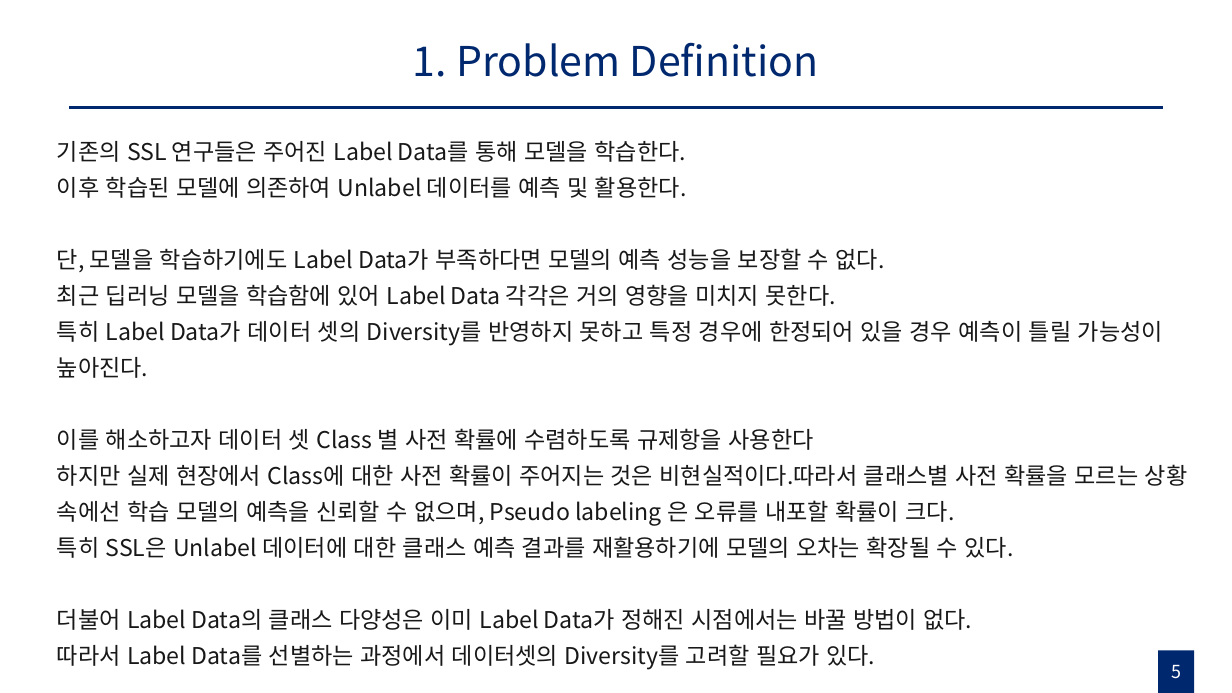
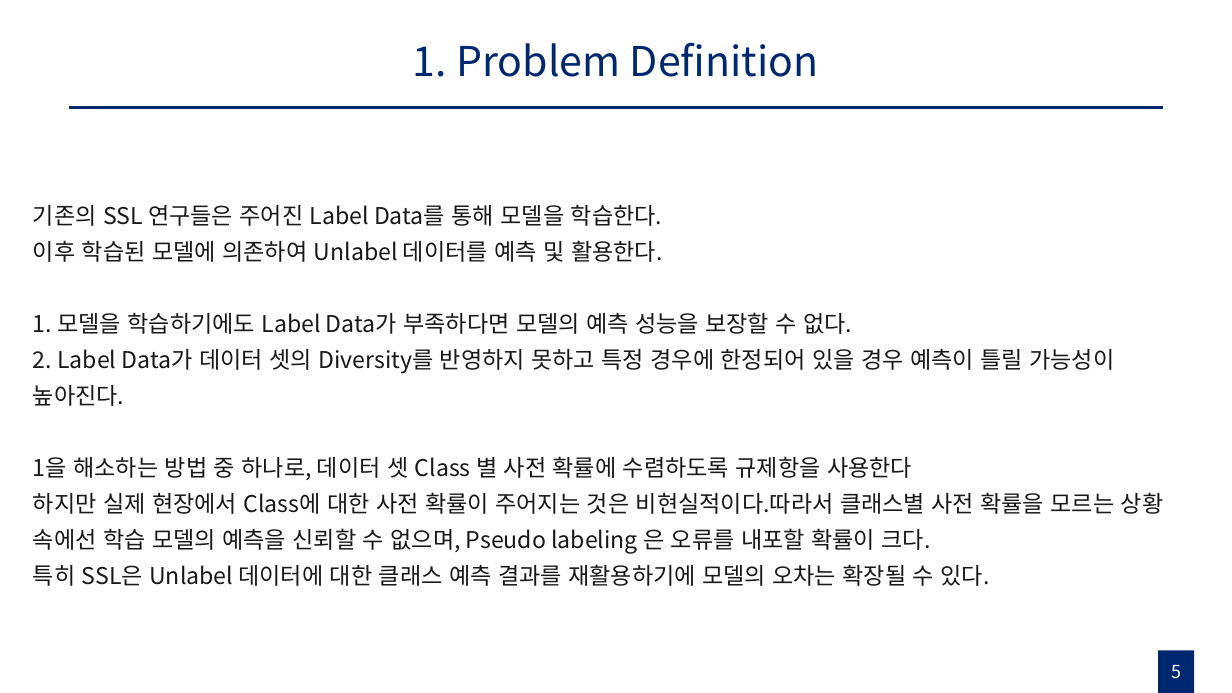
Before and after one commit to gusrn0505/TIL, a slide deck: slide 5 of Pseudo labeling with Coreset 초안.pptx. Drawn at 1232x693 pixels with LibreOffice and Linux fonts; fonts in the diff are those of the drawing. Boxes give left, top, right and bottom in pixels: in the first picture for what was removed or moved away, otherwise in the second. Text is boxed around its words. In the diff, an @@ line names an element or a change of style, - is before the commit and + after.

```diff
--- a/Pseudo labeling with Coreset 초안.pptx
+++ b/Pseudo labeling with Coreset 초안.pptx
@@ text "기존의 SSL 연구들은 주어진 Label ...": place and size @@
-text "기존의 SSL 연구들은 주어진 Label ..." at [57,140,1188,670]
+text "기존의 SSL 연구들은 주어진 Label ..." at [33,204,1164,586]
@@ text at [33,312,1114,480]: text changed @@
-단, 모델을 학습하기에도 Label Data가 부족하다면 모델의 예측 성능을 보장할 수 없다.
-최근 딥러닝 모델을 학습함에 있어 Label Data 각각은 거의 영향을 미치지 못한다.
-특히 Label Data가 데이터 셋의 Diversity를 반영하지 못하고 특정 경우에 한정되어 있을 경우 예측이 틀릴 가능성이 높아진다.
-이를 해소하고자 데이터 셋 Class 별 사전 확률에 수렴하도록 규제항을 사용한다
+1. 모델을 학습하기에도 Label Data가 부족하다면 모델의 예측 성능을 보장할 수 없다.
+2. Label Data가 데이터 셋의 Diversity를 반영하지 못하고 특정 경우에 한정되어 있을 경우 예측이 틀릴 가능성이 높아진다.
+1을 해소하는 방법 중 하나로, 데이터 셋 Class 별 사전 확률에 수렴하도록 규제항을 사용한다
@@ text at [57,609,972,670]: paragraphs removed @@
-더불어 Label Data의 클래스 다양성은 이미 Label Data가 정해진 시점에서는 바꿀 방법이 없다.
-따라서 Label Data를 선별하는 과정에서 데이터셋의 Diversity를 고려할 필요가 있다.
```
Also in this commit, not shown: 1 other slide changed, 1 other file.
